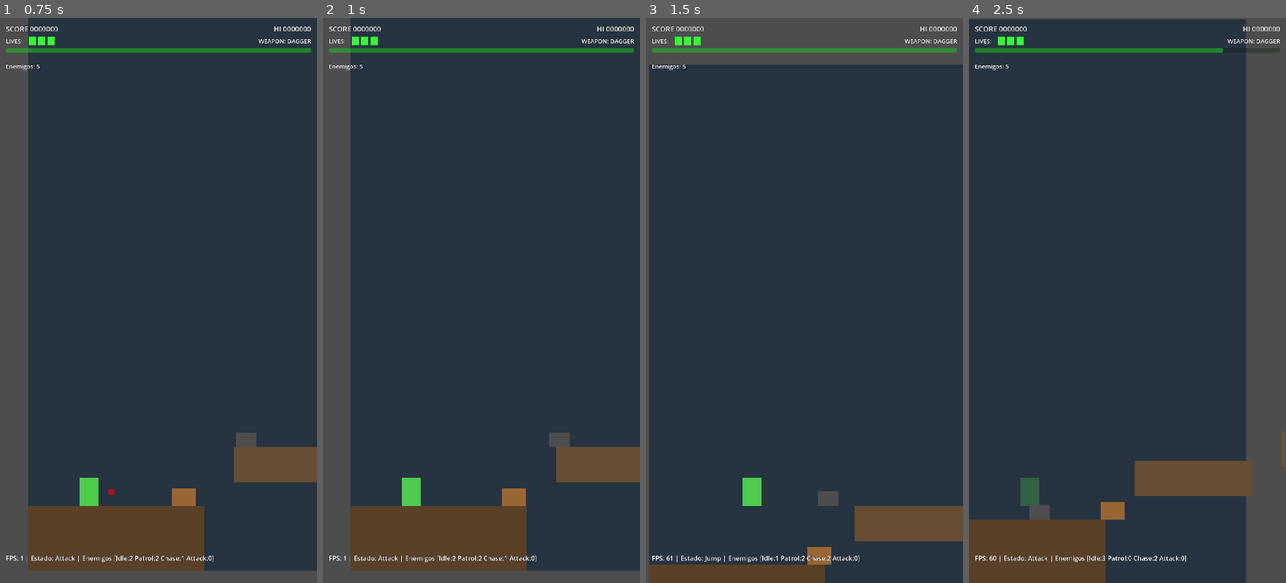
Above: before the commit, frames 1-4 (left to right).
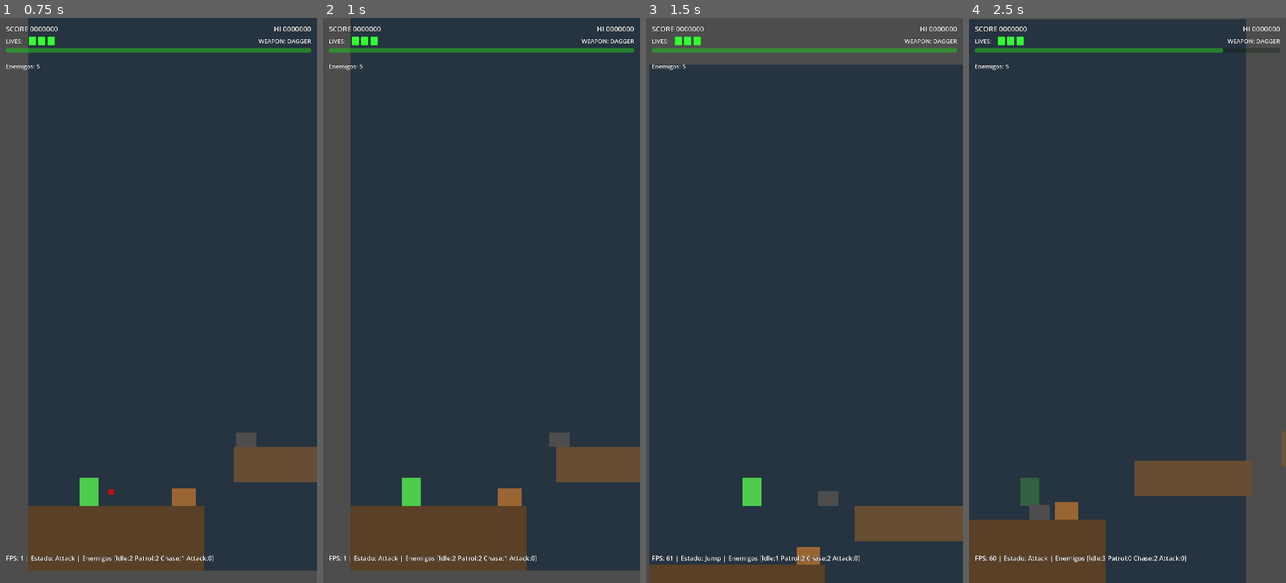
Above: after the commit, the same moments.

Repository: juanrafernandez/pilgrim
Game: Godot game, scene res://scenes/main/test_scene_enemies.tscn
Two runs of this game, one before a commit and one after it. Both use one fixed random seed, a clock stepped at 60 frames per second and the inputs below. This scene is started directly instead of the project's main scene.
Inputs:
- Up to frame 1 (0.75 s): hold Right (move_right) from 0.53 s (still down); tap S (attack) at 0.6 s
- Up to frame 2 (1 s): keep holding Right (move_right); tap A (jump) at 0.77, 0.8 s
- Up to frame 3 (1.5 s): keep holding Right (move_right); tap A (jump) at 1.07, 1.35 s
- Up to frame 4 (2.5 s): tap A (jump) at 1.52, 1.82, 2.3 s; tap S (attack) at 1.55, 2.1 s; release Right (move_right) at 2.03 s; hold Left (move_left) from 2.03 s (still down)

Frame 1 is identical in both runs. In frame 2, less than 0.1% of the frame differs, in the area x 55-64%, y 83-87%; in frame 3, 0.2%; in frame 4, 0.5%, in the area x 27-50%, y 85-89%.

Commit message:
fix: cow edge detection now checks intended movement direction
The cow was falling off platforms because edge detection relied on
facing_right, which is only updated after velocity is set. This created
a timing issue where the cow would check the wrong direction.

Changes:
- Added _check_edge_in_direction() method to check specific direction
- Increased edge_check_distance to 60px for more warning
- Updated _ai_patrol() to check edge in intended patrol direction
- Updated _ai_chase() to check edge in flee direction
- Updated _ai_idle() to check edge in current facing direction
- Added debug prints to track edge detection

The cow now checks edges BEFORE setting velocity, preventing falls.

Diff:
--- a/scripts/enemies/enemy_cow.gd
+++ b/scripts/enemies/enemy_cow.gd
@@ -20,22 +20,53 @@
 
 	# Cow cannot jump (heavy, passive animal)
 	can_jump = false
+	edge_check_distance = 60.0  # Check farther ahead (cow needs more warning)
 
 	super._ready()
+
+
+func _check_edge_in_direction(direction: int) -> bool:
+	"""Check if there's an edge ahead in a specific direction (1 for right, -1 for left)"""
+	if not is_on_floor():
+		return false
+
+	# Check position ahead in the specified direction
+	var check_position = global_position + Vector2(edge_check_distance * direction, 0)
+
+	# Raycast down to check for ground
+	var space_state = get_world_2d().direct_space_state
+	var query = PhysicsRayQueryParameters2D.create(
+		check_position,
+		check_position + Vector2(0, 100)  # Check 100 pixels down
+	)
+	query.collision_mask = 2  # Ground layer
+	query.collide_with_areas = false
+	query.collide_with_bodies = true
+
+	var result = space_state.intersect_ray(query)
+
+	# If no ground detected, there's an edge
+	var has_edge = result.is_empty()
+	if has_edge:
+		print("%s: EDGE DETECTED %s pixels ahead (direction: %d)" % [name, edge_check_distance, direction])
+	return has_edge
 
 
 func _ai_idle(delta: float) -> void:
 	"""Cow idle behavior - check edges even while idle"""
 	velocity.x = move_toward(velocity.x, 0, move_speed * delta * 5)
 
-	# Even while idle, check if we're near an edge
-	if is_on_floor() and _check_edge_ahead():
-		# Step back from edge
-		facing_right = not facing_right
-		if sprite:
-			sprite.scale.x = 1.0 if facing_right else -1.0
-		# Move away from edge slightly
-		velocity.x = (1 if facing_right else -1) * move_speed * 0.3
+	# Even while idle, check if we're near an edge in our facing direction
+	if is_on_floor():
+		var check_dir = 1 if facing_right else -1
+		if _check_edge_in_direction(check_dir):
+			print("%s: Edge detected while idle, stepping back" % name)
+			# Step back from edge by turning around
+			facing_right = not facing_right
+			if sprite:
+				sprite.scale.x = 1.0 if facing_right else -1.0
+			# Move away from edge slightly
+			velocity.x = (1 if facing_right else -1) * move_speed * 0.3
 
 	# Check for player in range
 	if player and _is_player_in_range(detection_range):
@@ -50,8 +81,12 @@
 	if patrol_target == Vector2.ZERO:
 		_set_random_patrol_target()
 
-	# CRITICAL: Check for edges FIRST (cow can't jump!)
-	if _check_edge_ahead():
+	# Calculate intended movement direction
+	var intended_direction = sign(patrol_target.x - global_position.x)
+
+	# CRITICAL: Check for edges in INTENDED direction FIRST (cow can't jump!)
+	if _check_edge_in_direction(int(intended_direction)):
+		print("%s: Edge ahead in patrol direction, turning around" % name)
 		# Turn around immediately - this is top priority
 		facing_right = not facing_right
 		if sprite:
@@ -61,9 +96,8 @@
 		change_state(State.IDLE)
 		return
 
-	# Move towards patrol target
-	var direction = sign(patrol_target.x - global_position.x)
-	velocity.x = direction * patrol_speed
+	# Safe to move - no edge ahead
+	velocity.x = intended_direction * patrol_speed
 	_update_sprite_direction()
 
 	# Check if reached patrol target
@@ -89,12 +123,12 @@
 		change_state(State.PATROL)
 		return
 
-	# CRITICAL: Check for edges when fleeing (top priority - cow can't jump!)
-	if _check_edge_ahead():
-		# Turn around to face away from edge
-		facing_right = not facing_right
-		if sprite:
-			sprite.scale.x = 1.0 if facing_right else -1.0
+	# Calculate flee direction (AWAY from player)
+	var flee_direction = -sign(player.global_position.x - global_position.x)
+
+	# CRITICAL: Check for edges in FLEE direction (top priority - cow can't jump!)
+	if _check_edge_in_direction(int(flee_direction)):
+		print("%s: Edge ahead while fleeing! Cow is cornered." % name)
 
 		# If cornered between player and edge, stop and face player (prepare to panic)
 		if _is_player_in_range(attack_range * 2.0):
@@ -103,15 +137,16 @@
 			facing_right = player.global_position.x > global_position.x
 			if sprite:
 				sprite.scale.x = 1.0 if facing_right else -1.0
+			print("%s: Cornered! Stopping and facing player." % name)
 			return
 		else:
-			# Not cornered yet, can move along the edge
-			velocity.x = (1 if facing_right else -1) * chase_speed * 0.5
+			# Not too close yet, try moving perpendicular to edge (stay on platform)
+			velocity.x = 0
+			print("%s: Edge ahead but not cornered, stopping" % name)
 			return
 
-	# Run AWAY from player (opposite direction)
-	var direction = -sign(player.global_position.x - global_position.x)
-	velocity.x = direction * chase_speed
+	# Safe to flee - no edge ahead
+	velocity.x = flee_direction * chase_speed
 	_update_sprite_direction()
 
 	# If cornered and player too close, panic attack
